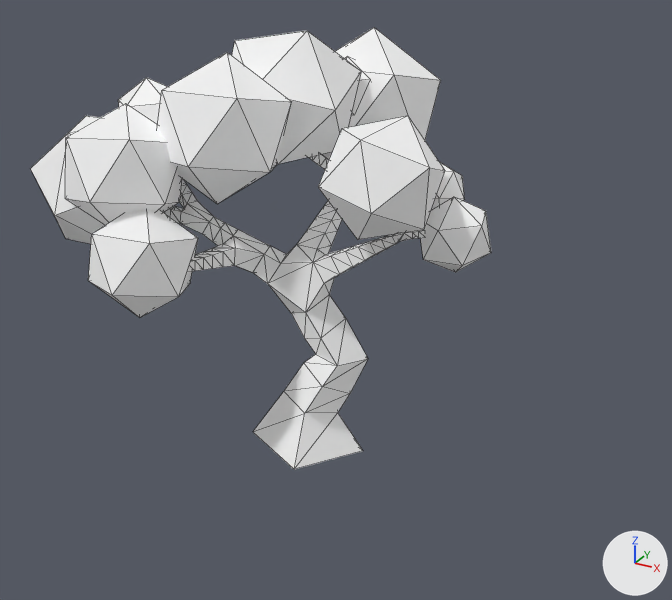
The glTF model glbs/zomerboom.glb, before and after one commit.
Before and after are seen from a camera (50 mm lens) standing at (11.1, -19.7, 13.5) and looking at (1.0, -1.4, 4.3). Every picture has the same lights, and +X, +Y and +Z are marked at lower right. Mesh edges are drawn as thin lines. Where no turn or scale is listed for an object, it has been applied to the vertices.

The first picture shows 'Cube.002_Brown_0', 'Icosphere.015_Green 1_0', 'Icosphere.016_Green 1_0', 'Icosphere.017_Green 1_0', 'Icosphere.018_Green 1_0', 'Icosphere.019_Green 1_0', 'Icosphere.020_Green 1_0', 'Icosphere.021_Green 1_0', 'Icosphere.022_Green 1_0', 'Icosphere.031_Green 1_0'.
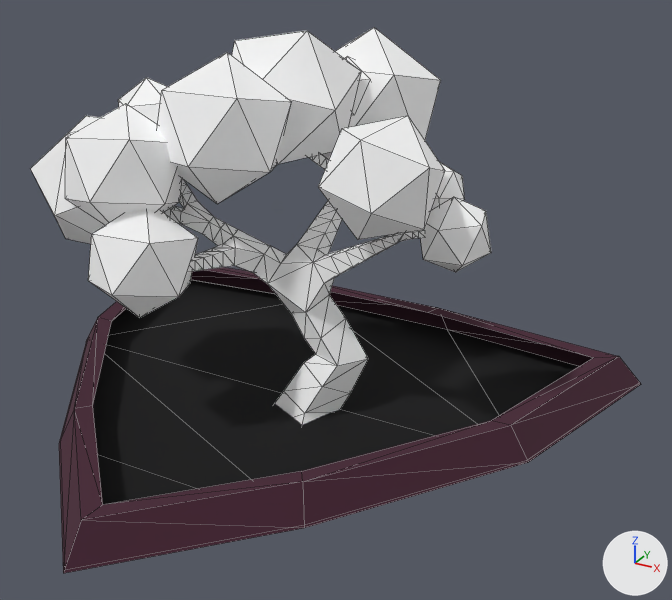
Diff of the bpy script that builds the scene:
```diff
--- a/glbs/zomerboom.glb.py
+++ b/glbs/zomerboom.glb.py
@@ img_colorpallette @@
+img_colorpallette = load_image('colorpallette', '_unpacked/colorpallette', 256, 256, 'sRGB')
@@ mat_pallette @@
+mat_pallette = principled_material('pallette')
+mat_pallette.texture = img_colorpallette
+mat_pallette.roughness = 1.0
@@ me_plane @@
+me_plane.from_pydata(...)  # 36 vertices, 43 faces; spans x -7.3..9.4, y -8.4..5.8, z 0.0..0.8
+me_plane.materials.append(mat_pallette)  # picture img_colorpallette
@@ ob_garagegat @@
+ob_garagegat = bpy.data.objects.new('garagegat', me_plane)
+ob_garagegat.location = (-1.91, -0.83, 1.03)
```

Changed parts and their boxes [x1, y1, x2, y2] in the pictures (672 x 600 px):
'garagegat', added
    after: [59, 267, 641, 573]
